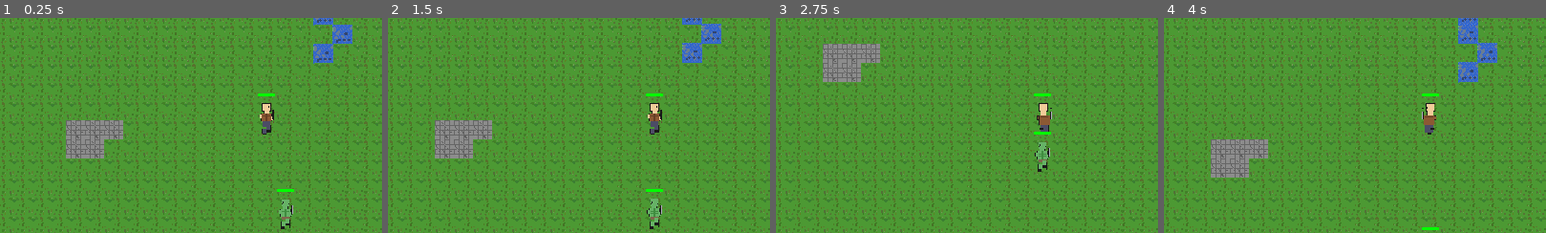
Above: before the commit, frames 1-4 (left to right).
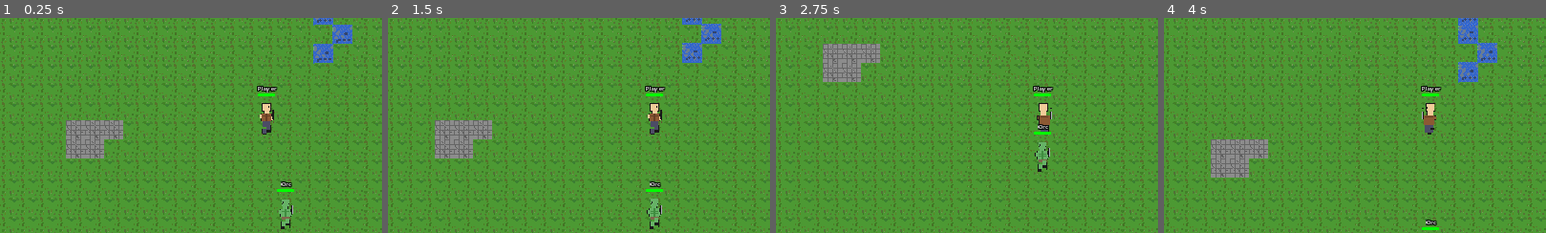
Above: after the commit, the same moments.

Repository: mattzanco/Trithia
Game: Godot game, scene res://scenes/main.tscn
The game is run twice, just before and just after one commit, with the same random seed, the same clock (stepped at 60 frames per second) and the same inputs.
Inputs (mouse positions are % of the whole screen's width and height, from its top left):
- Up to frame 1 (0.25 s): no input
- Up to frame 2 (1.5 s): move the mouse to (72, 45) at 0.52 s; hold D (move_right) 0.53-1.28 s; hold Ctrl 0.53-1.28 s; click (72, 45) at 0.67 s; move the mouse to (30, 55) at 1.27 s; hold S (move_down) from 1.28 s (still down); tap Ctrl at 1.35 s
- Up to frame 3 (2.75 s): move the mouse to (60, 28) at 2.02 s; release S (move_down) at 2.03 s; hold D (move_right) from 2.03 s (still down); hold Ctrl from 2.03 s (still down)
- Up to frame 4 (4 s): tap Enter at 2.75 s; move the mouse to (45, 70) at 2.77 s; release D (move_right) at 2.78 s; release Ctrl at 2.78 s; hold W (move_up) 2.78-3.53 s; tap Ctrl at 2.85 s; click (45, 70) at 2.92 s; move the mouse to (80, 65) at 3.52 s; hold A (move_left) from 3.53 s (still down); hold Ctrl from 3.53 s (still down)
The pictures show only the part of the screen within x 15-65%, y 28-78%; the shares and areas given below are measured in that part.

The runs differ from the first frame. In frame 1, 0.2% of the frame differs, in the area x 67-77%, y 31-79%; in frame 2, 0.2%; in frame 3, 0.2%; in frame 4, 0.2%.

Commit message:
Fix character name centering above health bars

Diff:
--- a/scripts/health_bar.gd
+++ b/scripts/health_bar.gd
@@ -9,6 +9,7 @@
 const BAR_WIDTH = 28
 const BAR_HEIGHT = 4
 const BAR_OFFSET_Y = -28
+const NAME_OFFSET_Y = -33
 
 func _ready():
 	# Get the parent character
@@ -38,6 +39,27 @@
 				queue_redraw()
 
 func _draw():
+	# Draw character name above the health bar
+	if character:
+		var font = ThemeDB.fallback_font
+		var font_size = 11  # Medium font size
+		var name_text = character.name
+		var name_y = NAME_OFFSET_Y
+
+		# Calculate text width to center it
+		var text_width = font.get_string_size(name_text, font_size).x
+		var text_x = -text_width / 3.0
+
+		# Draw black outline by drawing text offset in multiple directions
+		var outline_offset = 1
+		for ox in range(-outline_offset, outline_offset + 1):
+			for oy in range(-outline_offset, outline_offset + 1):
+				if ox != 0 or oy != 0:  # Skip center
+					draw_string(font, Vector2(text_x + ox, name_y + oy), name_text, HORIZONTAL_ALIGNMENT_LEFT, -1, font_size, Color.BLACK)
+
+		# Draw white text on top
+		draw_string(font, Vector2(text_x, name_y), name_text, HORIZONTAL_ALIGNMENT_LEFT, -1, font_size, Color.WHITE)
+
 	# Draw black outline
 	var bar_pos = Vector2(-BAR_WIDTH / 2, BAR_OFFSET_Y)
 	var outline_width = 1
